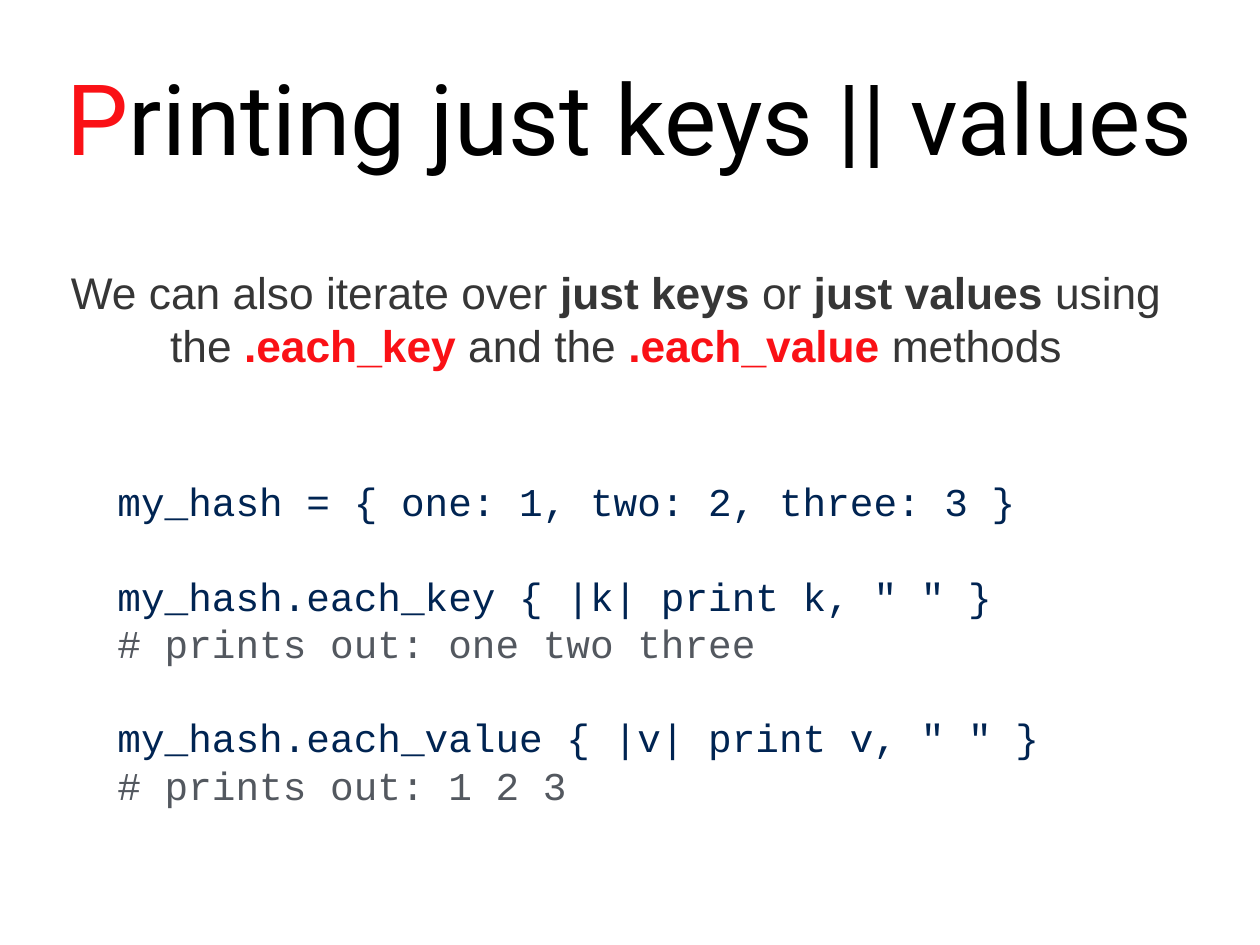
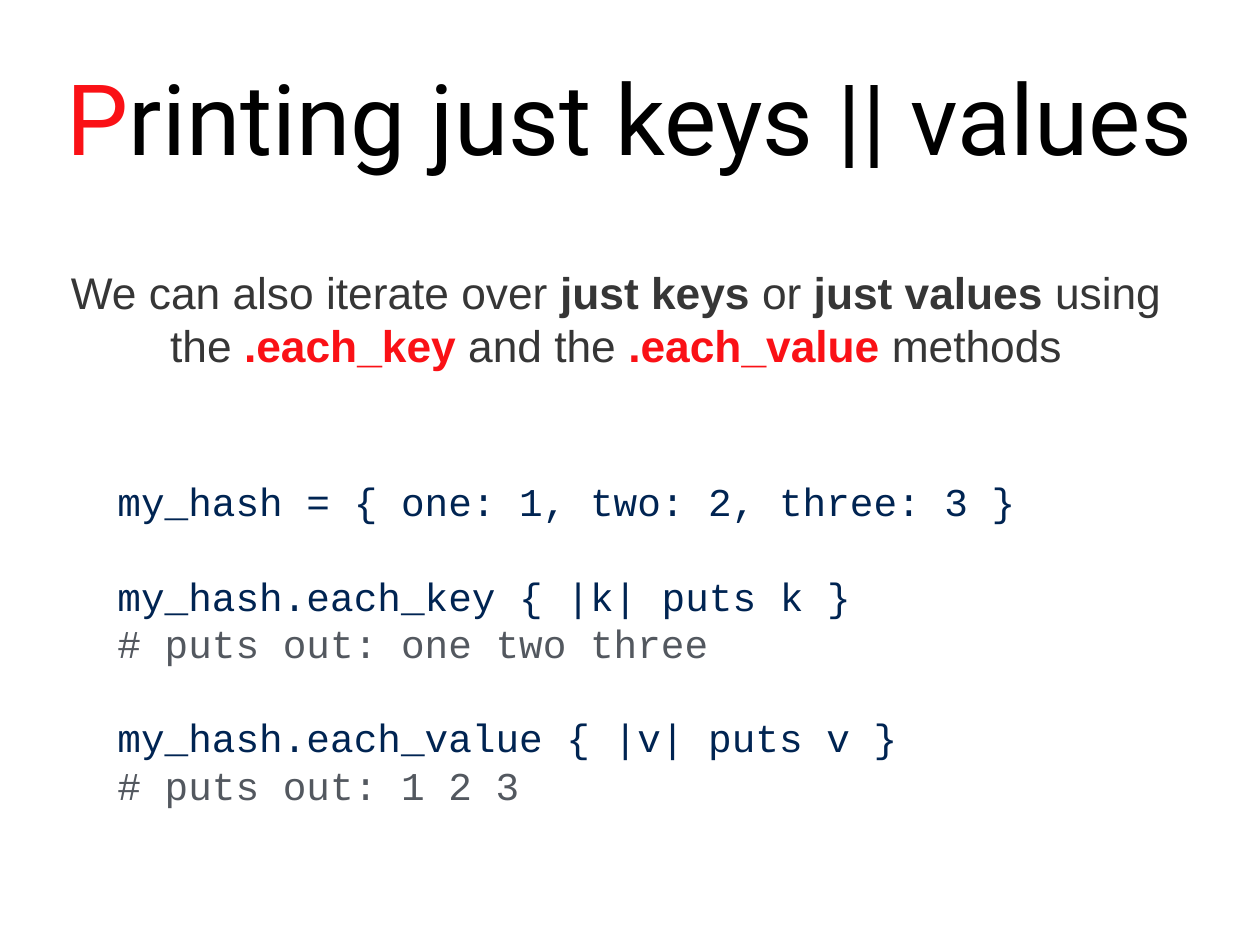
Before and after one commit to stephlaf/P4E, a slide deck: slide 9 of Presentations/Presentations Power Point/06_hashes_and_symbols.pptx (slide 8 before the commit). Drawn at 1260x945 pixels with LibreOffice and Linux fonts; fonts in the diff are those of the drawing. Boxes give left, top, right and bottom in pixels: in the first picture for what was removed or moved away, otherwise in the second. Text is boxed around its words. In the diff, an @@ line names an element or a change of style, - is before the commit and + after.

```diff
--- a/Presentations/Presentations Power Point/06_hashes_and_symbols.pptx
+++ b/Presentations/Presentations Power Point/06_hashes_and_symbols.pptx
@@ text at [117,582,850,808]: text changed @@
-my_hash.each_key { |k| print k, " " }
-# prints out: one two three
-my_hash.each_value { |v| print v, " " }
-# prints out: 1 2 3
+my_hash.each_key { |k| puts k }
+# puts out: one two three
+my_hash.each_value { |v| puts v }
+# puts out: 1 2 3
```
Also in this commit, not shown: 2 other slides changed, 1 other file.
